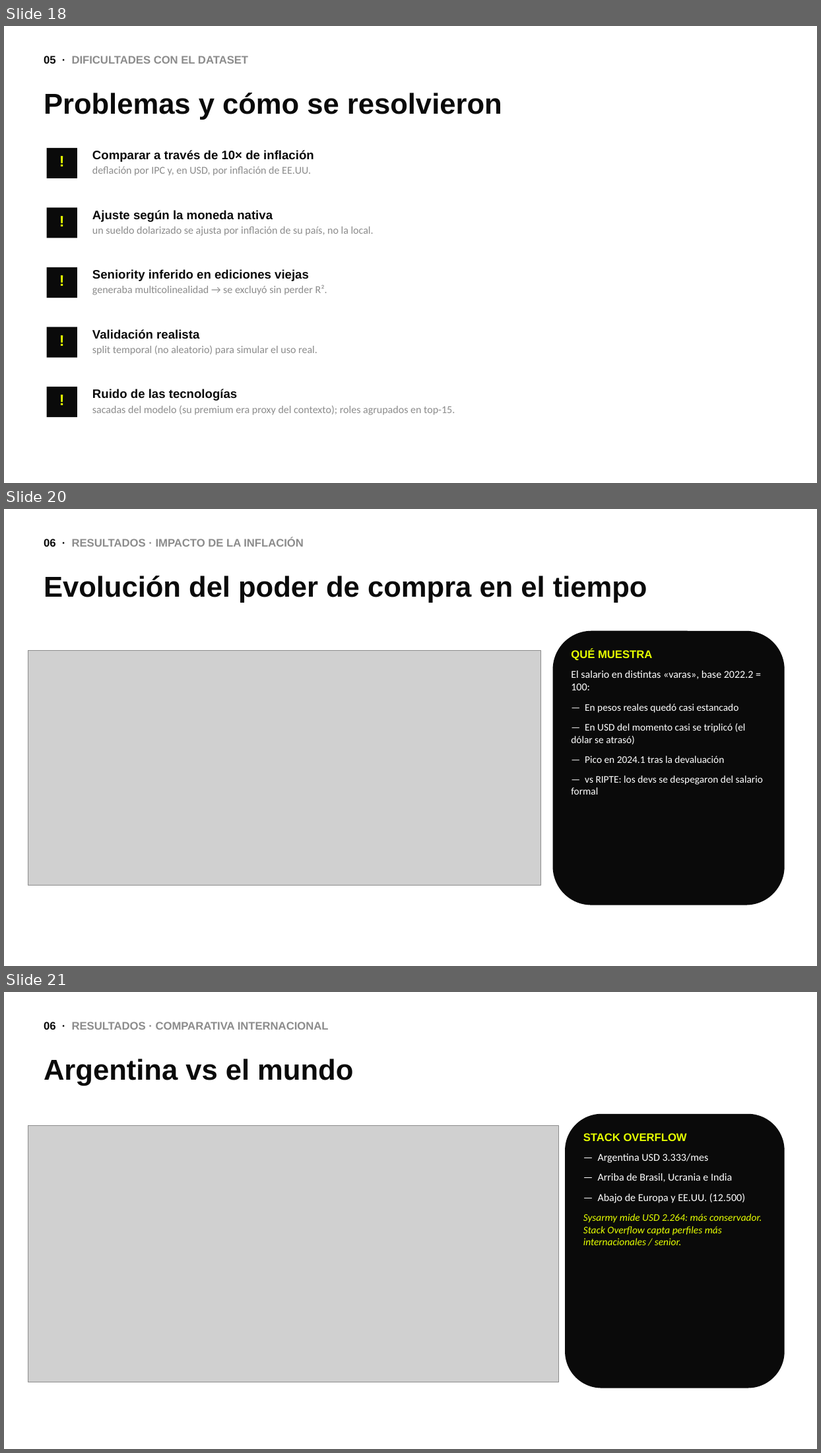
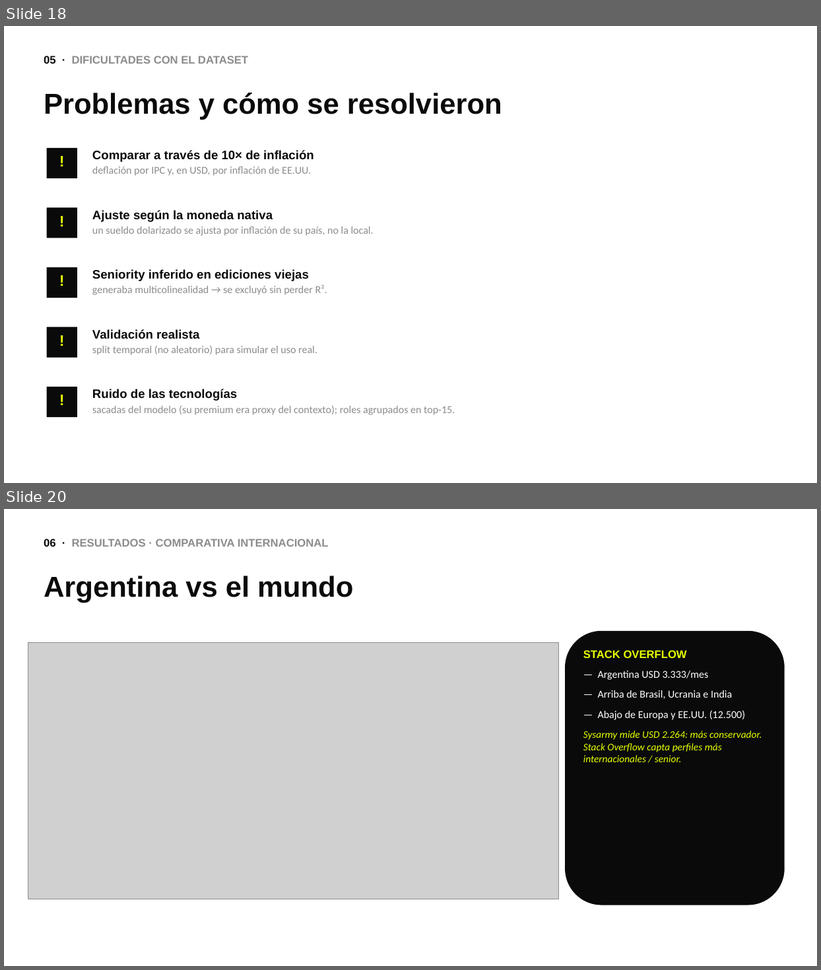
Before and after one commit to fbmassi/tpo-sueldos, a slide deck: presentacion/defensa_oral.pptx. Shown one above the other, each under a label of ours: slides 18, 20 and 21 before the commit, slides 18 and 20 after it; the slides between them are not shown. The pictures are 821x1453 and 821x970 pixels, drawn with LibreOffice and Linux fonts; fonts in the diff are those of the drawing; grey boxes stand for pictures. Boxes give left, top, right and bottom in pixels: in the first picture for what was removed or moved away, otherwise in the second. Text is boxed around its words. In the diff, an @@ line names an element or a change of style, - is before the commit and + after.

```diff
--- a/presentacion/defensa_oral.pptx
+++ b/presentacion/defensa_oral.pptx
@@ slide 20 removed at bbox=[4, 509, 817, 966], background #FFFFFF @@
@@ text removed at bbox=[44, 537, 304, 547] @@
-06 · RESULTADOS · IMPACTO DE LA INFLACIÓN
@@ text removed at bbox=[44, 576, 648, 603] @@
-Evolución del poder de compra en el tiempo
@@ rounded rectangle removed at bbox=[553, 631, 785, 906] @@
@@ picture removed at bbox=[28, 650, 541, 885] @@
@@ text removed at bbox=[571, 649, 763, 795] @@
-QUÉ MUESTRA
-El salario en distintas «varas», base 2022.2 = 100:
-— En pesos reales quedó casi estancado
-— En USD del momento casi se triplicó (el dólar se atrasó)
-— Pico en 2024.1 tras la devaluación
-— vs RIPTE: los devs se despegaron del salario formal
@@ what was slide 21 is now slide 20 @@
```
Also in this commit, not shown: 4 slides changed, 22 other files.
